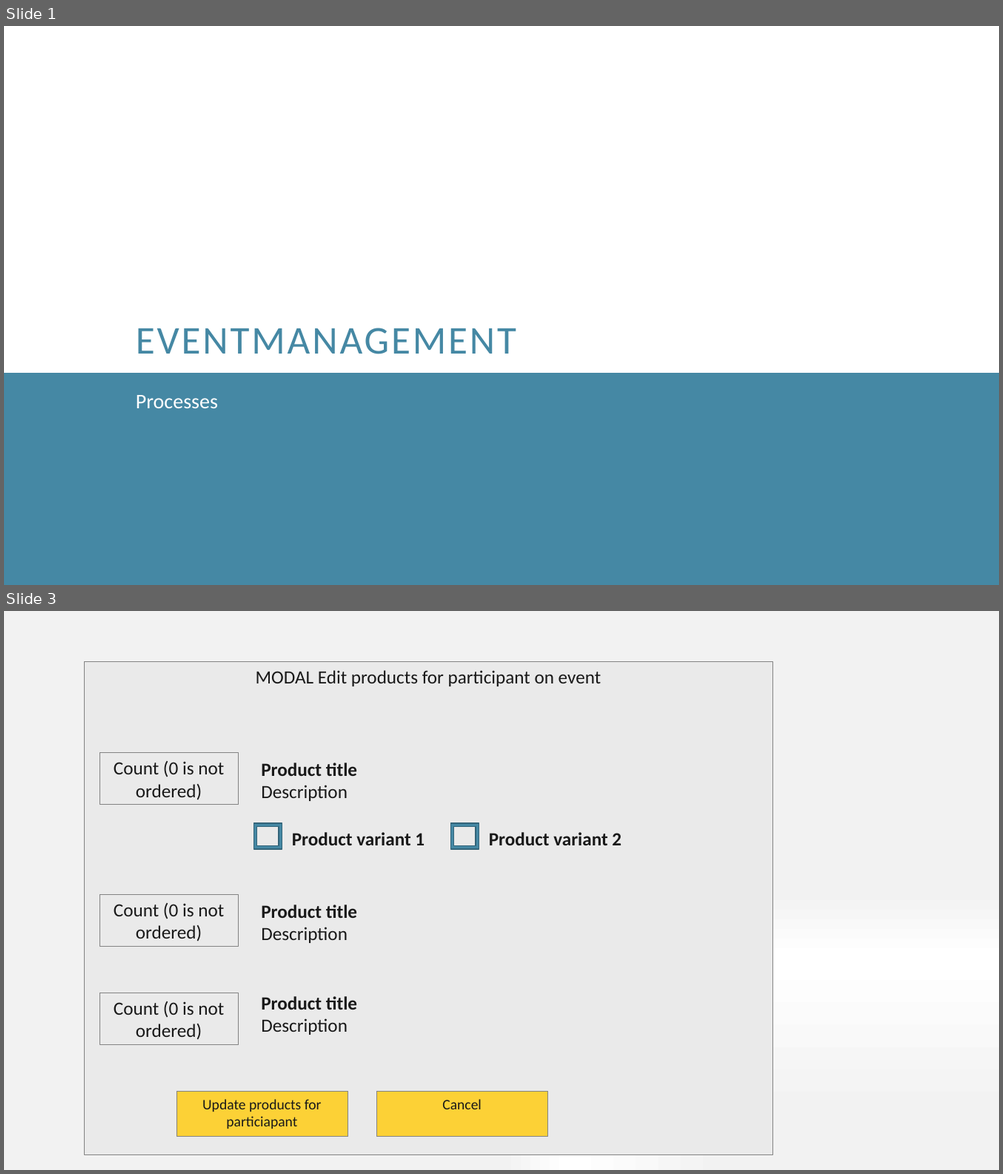
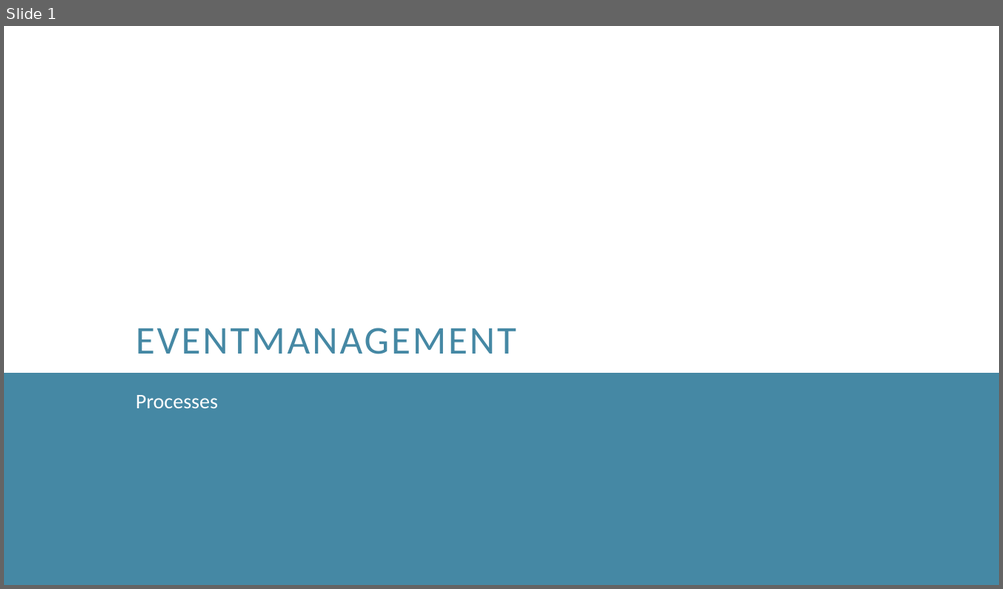
Before and after one commit to DaiHai027/Eventuras, a slide deck: docs/Specification/Specification.pptx. Shown one above the other, each under a label of ours: slides 1 and 3 before the commit, slide 1 after it; the slides between them are not shown. The pictures are 1003x1174 and 1003x589 pixels, drawn with LibreOffice and Linux fonts; fonts in the diff are those of the drawing. Boxes give left, top, right and bottom in pixels: in the first picture for what was removed or moved away, otherwise in the second. Text is boxed around its words. In the diff, an @@ line names an element or a change of style, - is before the commit and + after.

```diff
--- a/docs/Specification/Specification.pptx
+++ b/docs/Specification/Specification.pptx
@@ slide 3 removed at (x1=4, y1=611, x2=999, y2=1170), background gradient #F2F2F2 to #FFFFFF @@
@@ rectangle removed at (x1=84, y1=662, x2=772, y2=1155) @@
-MODAL Edit products for participant on event
@@ rectangle removed at (x1=99, y1=753, x2=239, y2=804) @@
-Count (0 is not ordered)
@@ text removed at (x1=261, y1=763, x2=357, y2=801) @@
-Product title
-Description
@@ frame removed at (x1=254, y1=823, x2=282, y2=850) @@
@@ text removed at (x1=292, y1=832, x2=424, y2=846) @@
-Product variant 1
@@ frame removed at (x1=451, y1=823, x2=479, y2=850) @@
@@ text removed at (x1=489, y1=832, x2=621, y2=846) @@
-Product variant 2
@@ rectangle removed at (x1=99, y1=895, x2=239, y2=947) @@
-Count (0 is not ordered)
@@ text removed at (x1=261, y1=905, x2=357, y2=943) @@
-Product title
-Description
@@ rectangle removed at (x1=99, y1=993, x2=239, y2=1045) @@
-Count (0 is not ordered)
@@ text removed at (x1=261, y1=997, x2=357, y2=1035) @@
-Product title
-Description
@@ rectangle removed at (x1=176, y1=1091, x2=347, y2=1136) @@
-Update products for particiapant
@@ rectangle removed at (x1=376, y1=1091, x2=547, y2=1136) @@
-Cancel
```
Also in this commit, not shown: 1 slide changed, 1 slide added, 2 other slides removed, 5 other files.
